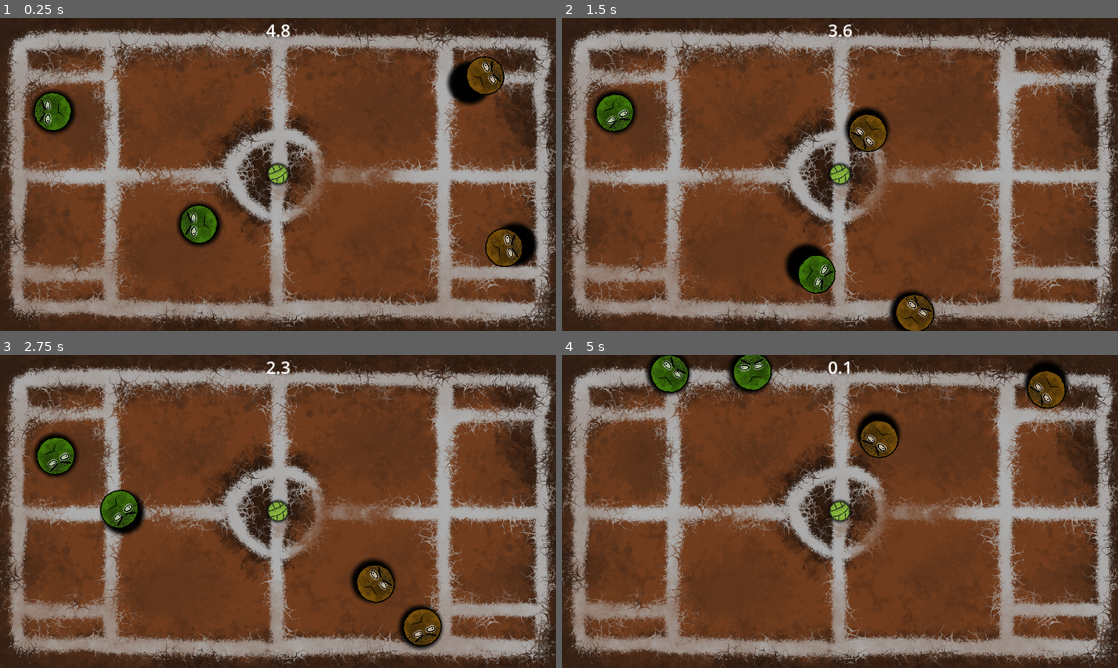
Above: before the commit, frames 1-4 (two rows, left to right).
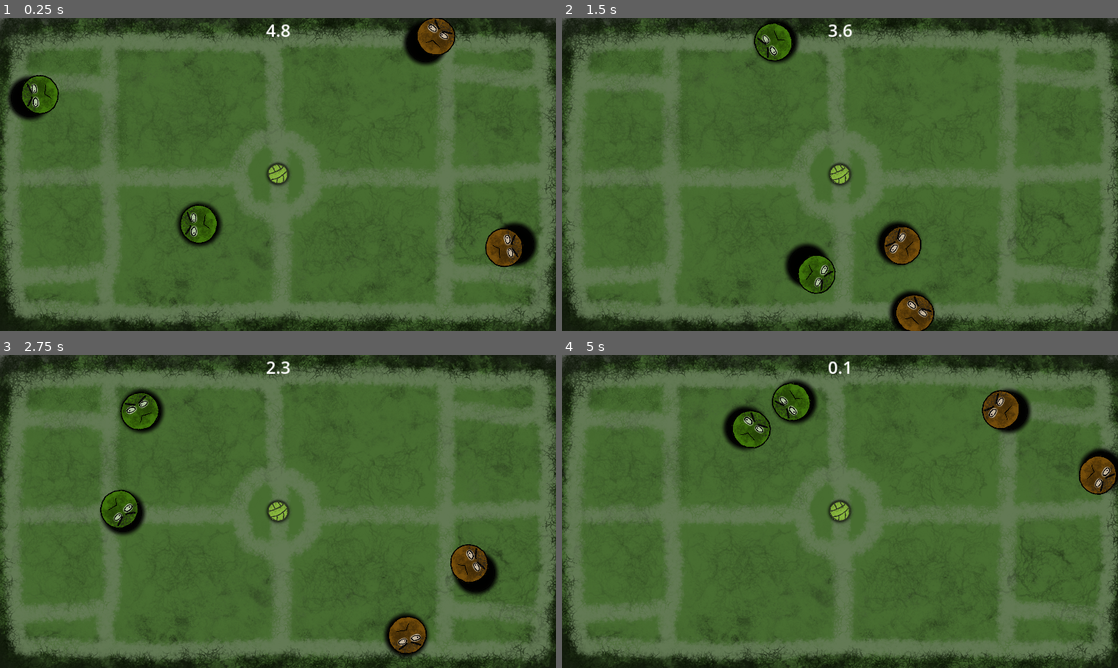
Above: after the commit, the same moments.

Repository: Aizohiith/Project_Tennis
Game: Godot game, scene res://Scenes/Test/Test.tscn
Two runs of this game, one before a commit and one after it. Both use one fixed random seed, a clock stepped at 60 frames per second and the inputs below.
Inputs (mouse positions are in pixels of both pictures, inside the frame that each line leads up to):
- Up to frame 1 (0.25 s): no input
- Up to frame 2 (1.5 s): move the mouse to (762, 224) at 0.52 s; press the mouse at (762, 224) at 0.53 s; move the mouse to (617, 111) at 1.27 s; release the mouse at (617, 111) at 1.28 s; click (617, 111) at 1.35 s
- Up to frame 3 (2.75 s): move the mouse to (383, 642) at 2.02 s; press the mouse at (383, 642) at 2.03 s
- Up to frame 4 (5 s): move the mouse to (940, 583) at 2.77 s; release the mouse at (940, 583) at 2.78 s; click (940, 583) at 2.85 s; move the mouse to (1006, 558) at 3.52 s; press the mouse at (1006, 558) at 3.53 s; move the mouse to (673, 464) at 4.27 s; release the mouse at (673, 464) at 4.28 s; click (673, 464) at 4.35 s

The runs differ from the first frame. In frame 1, 95% of the frame differs, in the area x 0-100%, y 0-100%; in frame 2, 95%; in frame 3, 96%; in frame 4, 97%.

Commit message:
made alto of chnages to laoding and UI

Diff:
--- a/Scenes/Camera/Camera.tscn
+++ b/Scenes/Camera/Camera.tscn
@@ -3,6 +3,7 @@
 [ext_resource type="Script" path="res://Scenes/Camera/Camera.gd" id="1_0f1cy"]
 
 [node name="Camera" type="Camera2D"]
+zoom = Vector2(0.61, 0.61)
 script = ExtResource("1_0f1cy")
 
 [node name="Audio_Listener" type="AudioListener2D" parent="."]
--- a/Scenes/Field/Field.gd
+++ b/Scenes/Field/Field.gd
@@ -6,7 +6,8 @@
 
 var garr_Sprites = [
 	preload("res://Assets/Art/Field/Field.png"),
-	preload("res://Assets/Art/Field/Field2.png")
+	preload("res://Assets/Art/Field/Field2.png"),
+	preload("res://Assets/Art/Field/Field3.png")
 ]
 
 enum enum_Ball_Sides {LEFT, RIGHT, LINE, OUT}
--- a/Scenes/Game_Modes/Game_Mode_Resetting_Timer/Game_Mode_Restting_Timer.gd
+++ b/Scenes/Game_Modes/Game_Mode_Resetting_Timer/Game_Mode_Restting_Timer.gd
@@ -32,4 +32,4 @@
 		get_tree().paused = true
 		await get_tree().create_timer(1.5).timeout
 		get_tree().paused = false
-		get_tree().change_scene_to_file("res://Scenes/Test/Test.tscn")
+		Load_Manager.Load_Scene("res://Scenes/Test/Test.tscn")
--- /dev/null
+++ b/Scenes/Main/Free_Play/Free_Play.gd
@@ -0,0 +1,35 @@
+extends Control
+
+@onready var gg_Game_Mode_Option_Button = $Setup/VBoxContainer/HBoxContainer/Game_Mode_Option_Button
+@onready var gg_Ball_Count = $Mode_Setup/VBoxContainer/HBoxContainer2/Ball_Count
+@onready var gg_Timer_Amount = $Mode_Setup/VBoxContainer/HBoxContainer/Timer_Amount
+
+const GAME_MODES = {
+	"Time Rush" : "res://Scenes/Main/Free_Play_Game/Free_Play_Game.tscn",
+	"Test" : "res://Scenes/Test/Test.tscn"
+}
+# Called when the node enters the scene tree for the first time.
+func _ready():
+	for E1 in GAME_MODES:
+		gg_Game_Mode_Option_Button.add_item(E1)
+
+
+# Called every frame. 'delta' is the elapsed time since the previous frame.
+func _process(delta):
+	pass
+
+
+func _on_play_pressed():
+	var ll_Settings = {
+		"Mode" : gg_Game_Mode_Option_Button.text,
+		"Balls" : gg_Ball_Count.value,
+		"Time" : gg_Timer_Amount.value
+	}
+	if gg_Game_Mode_Option_Button.text == "Test":
+		Load_Manager.Load_Scene(GAME_MODES[gg_Game_Mode_Option_Button.text])
+	else:
+		Load_Manager.Load_Scene(GAME_MODES[gg_Game_Mode_Option_Button.text], ll_Settings)
+
+
+func _on_back_pressed():
+	Load_Manager.Load_Scene_Instant("res://Scenes/Main/Menu/Menu.tscn")
--- /dev/null
+++ b/Scenes/Main/Free_Play/Free_Play.tscn
@@ -0,0 +1,159 @@
+[gd_scene load_steps=6 format=3 uid="uid://bgatks0y1egv2"]
+
+[ext_resource type="Theme" uid="uid://ub587t65ll50" path="res://Scenes/UI/Themr.theme" id="1_818dp"]
+[ext_resource type="Script" path="res://Scenes/Main/Free_Play/Free_Play.gd" id="2_6siye"]
+[ext_resource type="Texture2D" uid="uid://uvhlp8b3tjlb" path="res://Assets/Art/Field/Field.png" id="3_0fdue"]
+
+[sub_resource type="LabelSettings" id="LabelSettings_lsr1f"]
+font_size = 48
+
+[sub_resource type="LabelSettings" id="LabelSettings_v7bvm"]
+font_size = 28
+
+[node name="Free_Play" type="Control"]
+layout_mode = 3
+anchors_preset = 15
+anchor_right = 1.0
+anchor_bottom = 1.0
+grow_horizontal = 2
+grow_vertical = 2
+theme = ExtResource("1_818dp")
+script = ExtResource("2_6siye")
+
+[node name="TextureRect" type="TextureRect" parent="."]
+self_modulate = Color(0.513233, 0.513233, 0.513233, 1)
+layout_mode = 1
+anchors_preset = 15
+anchor_right = 1.0
+anchor_bottom = 1.0
+grow_horizontal = 2
+grow_vertical = 2
+texture = ExtResource("3_0fdue")
+expand_mode = 1
+
+[node name="Done" type="Panel" parent="."]
+layout_mode = 1
+anchors_preset = -1
+anchor_left = 0.666667
+anchor_top = 0.216049
+anchor_right = 1.0
+anchor_bottom = 0.783951
+offset_left = -0.000366211
+offset_top = 132.0
+offset_right = -0.000366211
+offset_bottom = 132.0
+grow_horizontal = 0
+grow_vertical = 0
+
+[node name="VBoxContainer" type="VBoxContainer" parent="Done"]
+layout_mode = 1
+anchors_preset = 15
+anchor_right = 1.0
+anchor_bottom = 1.0
+grow_horizontal = 2
+grow_vertical = 2
+
+[node name="Play" type="Button" parent="Done/VBoxContainer"]
+layout_mode = 2
+text = "Play"
+
+[node name="Back" type="Button" parent="Done/VBoxContainer"]
+layout_mode = 2
+text = "Back"
+
+[node name="Setup" type="Panel" parent="."]
+layout_mode = 1
+anchors_preset = -1
+anchor_top = 0.0987654
+anchor_right = 0.569444
+anchor_bottom = 0.308642
+offset_right = 40.0
+grow_vertical = 2
+metadata/_edit_use_anchors_ = true
+
+[node name="VBoxContainer" type="VBoxContainer" parent="Setup"]
+layout_mode = 1
+anchors_preset = -1
+anchor_right = 1.0
+anchor_bottom = 0.0955882
+offset_bottom = 102.0
+grow_horizontal = 2
+metadata/_edit_use_anchors_ = true
+
+[node name="Label" type="Label" parent="Setup/VBoxContainer"]
+layout_mode = 2
+text = "Game Setup"
+label_settings = SubResource("LabelSettings_lsr1f")
+horizontal_alignment = 1
+vertical_alignment = 1
+
+[node name="HSeparator" type="HSeparator" parent="Setup/VBoxContainer"]
+layout_mode = 2
+
+[node name="HBoxContainer" type="HBoxContainer" parent="Setup/VBoxContainer"]
+layout_mode = 2
+size_flags_vertical = 3
+alignment = 1
+
+[node name="Label" type="Label" parent="Setup/VBoxContainer/HBoxContainer"]
+layout_mode = 2
+text = "Game Mode:"
+label_settings = SubResource("LabelSettings_v7bvm")
+
+[node name="Game_Mode_Option_Button" type="OptionButton" parent="Setup/VBoxContainer/HBoxContainer"]
+layout_mode = 2
+size_flags_horizontal = 3
+alignment = 1
+
+[node name="Mode_Setup" type="Panel" parent="."]
+layout_mode = 1
+anchors_preset = -1
+anchor_left = 0.375
+anchor_top = 0.0987654
+anchor_right = 0.690972
+anchor_bottom = 0.623457
+offset_left = -424.0
+offset_top = 232.0
+offset_right = -52.0
+offset_bottom = 232.0
+grow_horizontal = 2
+grow_vertical = 0
+
+[node name="VBoxContainer" type="VBoxContainer" parent="Mode_Setup"]
+layout_mode = 0
+offset_right = 40.0
+offset_bottom = 40.0
+
+[node name="HBoxContainer" type="HBoxContainer" parent="Mode_Setup/VBoxContainer"]
+layout_mode = 2
+
+[node name="Timer" type="Label" parent="Mode_Setup/VBoxContainer/HBoxContainer"]
+layout_mode = 2
+text = "Timer:"
+
+[node name="VSeparator" type="VSeparator" parent="Mode_Setup/VBoxContainer/HBoxContainer"]
+layout_mode = 2
+
+[node name="Timer_Amount" type="SpinBox" parent="Mode_Setup/VBoxContainer/HBoxContainer"]
+layout_mode = 2
+min_value = 1.0
+value = 5.0
+
+[node name="HBoxContainer2" type="HBoxContainer" parent="Mode_Setup/VBoxContainer"]
+layout_mode = 2
+
+[node name="Ball_Count2" type="Label" parent="Mode_Setup/VBoxContainer/HBoxContainer2"]
+layout_mode = 2
+text = "Balls: "
+
+[node name="VSeparator" type="VSeparator" parent="Mode_Setup/VBoxContainer/HBoxContainer2"]
+layout_mode = 2
+
+[node name="Ball_Count" type="SpinBox" parent="Mode_Setup/VBoxContainer/HBoxContainer2"]
+layout_mode = 2
+min_value = 1.0
+max_value = 50.0
+value = 1.0
+
+[connection signal="pressed" from="Done/VBoxContainer/Play" to="." method="_on_play_pressed"]
+[connection signal="pressed" from="Done/VBoxContainer/Back" to="." method="_on_back_pressed"]
--- /dev/null
+++ b/Scenes/Main/Free_Play_Game/Free_Play_Game.gd
@@ -0,0 +1,16 @@
+extends Node2D
+
+var gg_Ball_Scene = preload("res://Scenes/Ball/Ball.tscn")
+var gi_Ball_Count : int = 1
+# Called when the node enters the scene tree for the first time.
+
+func _ready():
+	for C1 in range(gi_Ball_Count):
+		var T1 = gg_Ball_Scene.instantiate()
+		T1.global_position = Vector2(100, 100)
+		add_child(T1)
+
+
+# Called every frame. 'delta' is the elapsed time since the previous frame.
+func _process(delta):
+	pass
--- /dev/null
+++ b/Scenes/Main/Free_Play_Game/Free_Play_Game.tscn
@@ -0,0 +1,17 @@
+[gd_scene load_steps=5 format=3 uid="uid://cxrf7jys8qksb"]
+
+[ext_resource type="PackedScene" uid="uid://wbchfkq1w0bd" path="res://Scenes/Field/Field.tscn" id="1_3qob8"]
+[ext_resource type="Script" path="res://Scenes/Main/Free_Play_Game/Free_Play_Game.gd" id="1_jxikn"]
+[ext_resource type="PackedScene" uid="uid://bexdp4tfdaksw" path="res://Scenes/Camera/Camera.tscn" id="2_w4617"]
+[ext_resource type="PackedScene" uid="uid://s1d1bma400n2" path="res://Scenes/Team/Team.tscn" id="4_fskmj"]
+
+[node name="Free_Play_Game" type="Node2D"]
+script = ExtResource("1_jxikn")
+
+[node name="Field" parent="." instance=ExtResource("1_3qob8")]
+
+[node name="Camera" parent="." instance=ExtResource("2_w4617")]
+
+[node name="Team1" parent="." instance=ExtResource("4_fskmj")]
+
+[node name="Team2" parent="." instance=ExtResource("4_fskmj")]
--- /dev/null
+++ b/Scenes/Main/Loading/Loading.gd
@@ -0,0 +1,13 @@
+extends Control
+
+@onready var gg_Progress_Bar = $Panel/Progress_Bar
+
+
+# Called when the node enters the scene tree for the first time.
+func _ready():
+	pass # Replace with function body.
+
+
+# Called every frame. 'delta' is the elapsed time since the previous frame.
+func _process(delta):
+	gg_Progress_Bar.value = Load_Manager.garr_Progress[0] * 100
--- /dev/null
+++ b/Scenes/Main/Loading/Loading.tscn
@@ -0,0 +1,56 @@
+[gd_scene load_steps=5 format=3 uid="uid://brv5738xj6qrj"]
+
+[ext_resource type="Theme" uid="uid://ub587t65ll50" path="res://Scenes/UI/Themr.theme" id="1_rkioj"]
+[ext_resource type="Script" path="res://Scenes/Main/Loading/Loading.gd" id="2_gmheg"]
+[ext_resource type="Texture2D" uid="uid://bja6n66rjict8" path="res://Assets/Art/UI/Button.png" id="3_6dpye"]
+[ext_resource type="Texture2D" uid="uid://uvhlp8b3tjlb" path="res://Assets/Art/Field/Field.png" id="3_26wsq"]
+
+[node name="Loading" type="Control"]
+layout_mode = 3
+anchors_preset = 15
+anchor_right = 1.0
+anchor_bottom = 1.0
+grow_horizontal = 2
+grow_vertical = 2
+theme = ExtResource("1_rkioj")
+script = ExtResource("2_gmheg")
+
+[node name="TextureRect" type="TextureRect" parent="."]
+self_modulate = Color(0.513233, 0.513233, 0.513233, 1)
+layout_mode = 1
+anchors_preset = 15
+anchor_right = 1.0
+anchor_bottom = 1.0
+grow_horizontal = 2
+grow_vertical = 2
+texture = ExtResource("3_26wsq")
+expand_mode = 1
+
+[node name="Panel" type="Panel" parent="."]
+self_modulate = Color(1, 1, 1, 0)
+layout_mode = 1
+anchors_preset = 15
+anchor_right = 1.0
+anchor_bottom = 1.0
+grow_horizontal = 2
+grow_vertical = 2
+metadata/_edit_use_anchors_ = true
+
+[node name="Progress_Bar" type="TextureProgressBar" parent="Panel"]
+layout_mode = 1
+anchors_preset = 8
+anchor_left = 0.5
+anchor_top = 0.5
+anchor_right = 0.5
+anchor_bottom = 0.5
+offset_left = -312.0
+offset_top = -92.0
+offset_right = 1002.0
+offset_bottom = 320.0
+grow_horizontal = 2
+grow_vertical = 2
+scale = Vector2(0.5, 0.5)
+step = 0.1
+texture_under = ExtResource("3_6dpye")
+texture_progress = ExtResource("3_6dpye")
+tint_progress = Color(0.00129839, 0.144998, 0.0600947, 1)
--- /dev/null
+++ b/Scenes/Main/Menu/Menu.gd
@@ -0,0 +1,19 @@
+extends Control
+
+
+# Called when the node enters the scene tree for the first time.
+func _ready():
+	pass # Replace with function body.
+
+
+# Called every frame. 'delta' is the elapsed time since the previous frame.
+func _process(delta):
+	pass
+
+
+func _on_quit_pressed():
+	get_tree().quit()
+
+
+func _on_skirmish_pressed():
+	Load_Manager.Load_Scene_Instant("res://Scenes/Main/Free_Play/Free_Play.tscn")
--- /dev/null
+++ b/Scenes/Main/Menu/Menu.tscn
@@ -0,0 +1,88 @@
+[gd_scene load_steps=5 format=3 uid="uid://dntuelnc160r"]
+
+[ext_resource type="Theme" uid="uid://ub587t65ll50" path="res://Scenes/UI/Themr.theme" id="1_84ohe"]
+[ext_resource type="Script" path="res://Scenes/Main/Menu/Menu.gd" id="2_v3yvq"]
+[ext_resource type="Texture2D" uid="uid://uvhlp8b3tjlb" path="res://Assets/Art/Field/Field.png" id="3_cli78"]
+
+[sub_resource type="LabelSettings" id="LabelSettings_hikpv"]
+font_size = 126
+font_color = Color(1, 1, 1, 0.65098)
+
+[node name="Menu" type="Control"]
+layout_mode = 3
+anchors_preset = 15
+anchor_right = 1.0
+anchor_bottom = 1.0
+grow_horizontal = 2
+grow_vertical = 2
+theme = ExtResource("1_84ohe")
+script = ExtResource("2_v3yvq")
+metadata/_edit_use_anchors_ = true
+
+[node name="TextureRect" type="TextureRect" parent="."]
+self_modulate = Color(0.513233, 0.513233, 0.513233, 1)
+layout_mode = 1
+anchors_preset = 15
+anchor_right = 1.0
+anchor_bottom = 1.0
+grow_horizontal = 2
+grow_vertical = 2
+texture = ExtResource("3_cli78")
+expand_mode = 1
+
+[node name="Name" type="Label" parent="."]
+layout_mode = 1
+anchors_preset = 5
+anchor_left = 0.5
+anchor_right = 0.5
+offset_left = -303.5
+offset_top = 45.0
+offset_right = 303.5
+offset_bottom = 177.0
+grow_horizontal = 2
+text = "Soccledon"
+label_settings = SubResource("LabelSettings_hikpv")
+
+[node name="Panel" type="Panel" parent="."]
+self_modulate = Color(1, 1, 1, 0)
+layout_mode = 1
+anchors_preset = -1
+anchor_left = 0.378
+anchor_top = 0.241
+anchor_right = 0.618
+anchor_bottom = 0.753
+offset_left = 0.543976
+offset_top = 107.832
+offset_right = 4.06396
+offset_bottom = 112.056
+grow_horizontal = 2
+grow_vertical = 2
+
+[node name="VBoxContainer" type="VBoxContainer" parent="Panel"]
+layout_mode = 1
+anchors_preset = 15
+anchor_right = 1.0
+anchor_bottom = 1.0
+grow_horizontal = 2
+grow_vertical = 2
+metadata/_edit_use_anchors_ = true
+
+[node name="Campaign" type="Button" parent="Panel/VBoxContainer"]
+layout_mode = 2
+text = "Campaign"
+
+[node name="Skirmish" type="Button" parent="Panel/VBoxContainer"]
+layout_mode = 2
+text = "Skirmish
+"
+
+[node name="Settings" type="Button" parent="Panel/VBoxContainer"]
+layout_mode = 2
+text = "Settings"
+
+[node name="Quit" type="Button" parent="Panel/VBoxContainer"]
+layout_mode = 2
+text = "Quit"
+
+[connection signal="pressed" from="Panel/VBoxContainer/Skirmish" to="." method="_on_skirmish_pressed"]
+[connection signal="pressed" from="Panel/VBoxContainer/Quit" to="." method="_on_quit_pressed"]
--- /dev/null
+++ b/Scenes/Particles/Screen_Overlay/Screen_Overlay.gdshader
@@ -0,0 +1,13 @@
+shader_type particles;
+
+void start() {
+	VELOCITY.x = 100.0;
+
+}
+
+void process() {
+	VELOCITY.x = VELOCITY.x + 1.0;
+	if (TRANSFORM[3].x > 1000.0)
+		ACTIVE = false;
+	// Called every frame on existing particles (according to the Fixed FPS property).
+}
--- /dev/null
+++ b/Scenes/Particles/Screen_Overlay/Screen_Overlay.tscn
@@ -0,0 +1,12 @@
+[gd_scene load_steps=4 format=3 uid="uid://cv2jekbfw6slk"]
+
+[ext_resource type="Texture2D" uid="uid://bbr8bcybl3b87" path="res://Assets/Art/Basic Shapes/Square.png" id="1_kytex"]
+[ext_resource type="Shader" path="res://Scenes/Particles/Screen_Overlay/Screen_Overlay.gdshader" id="1_xwa56"]
+
+[sub_resource type="ShaderMaterial" id="ShaderMaterial_r46hk"]
+shader = ExtResource("1_xwa56")
+
+[node name="Screen_Overlay" type="GPUParticles2D"]
+amount = 100
+process_material = SubResource("ShaderMaterial_r46hk")
+texture = ExtResource("1_kytex")
--- a/Scenes/Player/Player.gd
+++ b/Scenes/Player/Player.gd
@@ -20,7 +20,7 @@
 
 # Called when the node enters the scene tree for the first time.
 func _ready():
-	pass
+	gg_Sprite_Arrow.visible = gb_Hold
 
 
 # Called every frame. 'delta' is the elapsed time since the previous frame.
--- a/Scenes/Player/Player.tscn
+++ b/Scenes/Player/Player.tscn
@@ -50,11 +50,11 @@
 scale = Vector2(0.25, 0.25)
 
 [node name="Base" type="Sprite2D" parent="Sprites"]
-self_modulate = Color(1, 0, 1, 1)
+self_modulate = Color(0, 0.722479, 0.632888, 1)
 texture = ExtResource("4_ko74s")
 
 [node name="PlayerCDark" type="Sprite2D" parent="Sprites"]
-self_modulate = Color(0.999998, 0.312073, 0.993199, 1)
+self_modulate = Color(0, 0.76658, 0.687658, 1)
 texture = ExtResource("5_x8ru5")
 
 [node name="PlayerCLight" type="Sprite2D" parent="Sprites"]
@@ -80,6 +80,7 @@
 shape = SubResource("CircleShape2D_wjdho")
 
 [node name="Sound_Area" type="Area2D" parent="." groups=["Sound_Area"]]
+visible = false
 collision_layer = 16
 collision_mask = 16
 
--- a/Scenes/Test/Test.tscn
+++ b/Scenes/Test/Test.tscn
@@ -26,7 +26,8 @@
 position = Vector2(-264, 168)
 
 [node name="Player2" parent="Team1" instance=ExtResource("4_m25t8")]
-position = Vector2(-752, -208)
+position = Vector2(-688, -184)
+gb_AI = true
 
 [node name="Team2" parent="." instance=ExtResource("5_lr7g6")]
 
@@ -34,6 +35,6 @@
 position = Vector2(744, 176)
 gb_AI = true
 
-[node name="Player4" parent="Team2" instance=ExtResource("4_m25t8")]
-position = Vector2(368, -176)
+[node name="Player5" parent="Team2" instance=ExtResource("4_m25t8")]
+position = Vector2(272, -256)
 gb_AI = true
--- /dev/null
+++ b/Scenes/UI/Button/Button.gd
@@ -0,0 +1,22 @@
+@tool
+extends Control
+
+@export var gs_Text : String = "Demo"
+
+signal gg_Pressed
+@onready var gg_Texture_Button = $Texture_Button
+@onready var gg_Text = $Texture_Button/Text
+
+# Called when the node enters the scene tree for the first time.
+func _ready():
+	pass
+
+
+# Called every frame. 'delta' is the elapsed time since the previous frame.
+func _process(delta):
+	if gg_Text.text != gs_Text:
+		gg_Text.text = gs_Text
+
+
+func _on_texture_button_pressed():
+	gg_Pressed.emit()
--- /dev/null
+++ b/Scenes/UI/Button/Button.tscn
@@ -0,0 +1,37 @@
+[gd_scene load_steps=3 format=3 uid="uid://bjukpyk0as5b4"]
+
+[ext_resource type="Texture2D" uid="uid://bbr8bcybl3b87" path="res://Assets/Art/Basic Shapes/Square.png" id="1_pjjpr"]
+[ext_resource type="Script" path="res://Scenes/UI/Button/Button.gd" id="1_xeaus"]
+
+[node name="Button" type="Control"]
+layout_mode = 3
+anchor_right = 0.043
+anchor_bottom = 0.077
+offset_right = 0.463997
+offset_bottom = 0.103996
+script = ExtResource("1_xeaus")
+
+[node name="Texture_Button" type="TextureButton" parent="."]
+self_modulate = Color(1, 0, 0, 1)
+layout_mode = 1
+anchors_preset = -1
+anchor_right = 1.0
+anchor_bottom = 1.0
+texture_normal = ExtResource("1_pjjpr")
+
+[node name="Text" type="Label" parent="Texture_Button"]
+top_level = true
+layout_mode = 1
+anchors_preset = -1
+anchor_right = 0.0434028
+anchor_bottom = 0.0771605
+grow_horizontal = 2
+grow_vertical = 2
+text = "vzxcvzxcv"
+horizontal_alignment = 1
+vertical_alignment = 1
+clip_text = true
+text_overrun_behavior = 4
+metadata/_edit_use_anchors_ = true
+
+[connection signal="pressed" from="Texture_Button" to="." method="_on_texture_button_pressed"]
--- /dev/null
+++ b/Signeltons/Load_Manager.gd
@@ -0,0 +1,45 @@
+extends Node
+
+var garr_Progress : Array = []
+var gs_Next_Scene : String = ""
+var gg_Loading_Scene : PackedScene = preload("res://Scenes/Main/Loading/Loading.tscn")
+var gb_Prossesing : bool = false
+var gg_Game_Setup
+
+func Load_Scene(ps_Name : String, pp_Game_Setup = null):
+	gs_Next_Scene = ps_Name
+	get_tree().change_scene_to_packed(gg_Loading_Scene)
+	ResourceLoader.load_threaded_request(gs_Next_Scene)
+	gb_Prossesing = true
+	gg_Game_Setup = pp_Game_Setup
+
+func Load_Scene_Instant(ps_Name : String):
+	gs_Next_Scene = ps_Name
+	get_tree().change_scene_to_packed(load(gs_Next_Scene) as PackedScene)
+
+func _process(delta):
+	if not (gb_Prossesing):
+		return
+	ResourceLoader.load_threaded_get_status(gs_Next_Scene, garr_Progress)
+	print(garr_Progress[0])
+	if garr_Progress[0] >= 1:
+		gb_Prossesing = false
+		await  get_tree().create_timer(0.5).timeout
+		if (gg_Game_Setup):
+			Done_Load_Game()
+		else:
+			Done_Load_Scene()
+
+func Done_Load_Game():
+	var ll_Scene = ResourceLoader.load_threaded_get(gs_Next_Scene)
+	var T1 = ll_Scene.instantiate()
+	T1.gi_Ball_Count = gg_Game_Setup["Balls"]
+	if gg_Game_Setup["Mode"] == "Time Rush":
+		var T2 = (load("res://Scenes/Game_Modes/Game_Mode_Resetting_Timer/Game_Mode_Restting_Timer.tscn") as PackedScene).instantiate()
+		T2.gf_Max_Swap_Time = gg_Game_Setup["Time"]
+		T1.add_child(T2)
+	get_tree().root.add_child(T1)
+
+func Done_Load_Scene():
+	var ll_Scene = ResourceLoader.load_threaded_get(gs_Next_Scene)
+	get_tree().change_scene_to_packed(ll_Scene)
--- a/project.godot
+++ b/project.godot
@@ -18,6 +18,7 @@
 [autoload]
 
 Game_Manager="*res://Signeltons/Game_Manager.gd"
+Load_Manager="*res://Signeltons/Load_Manager.gd"
 
 [display]
 
Binary file added: Assets/Art/Field/Field3.png
Binary file added: Assets/Art/UI/Button.png
Binary file added: Assets/Art/UI/Button_Inside.png
Binary file added: Assets/Art/UI/Button_Outline.png
Not shown, added: Assets/Fonts/Licence.txt
Binary file added: Assets/Fonts/OldPrintingPressFreeVersion-8jd0.ttf
Binary file added: Assets/Itch.io/Field.png
Binary file added: Scenes/UI/Themr.theme
Not shown, changed: Assets/Art/Field/Field.kra
Not shown, changed: Assets/Art/Field/Field.kra~
Not shown, added: Assets/Art/UI/Button.kra
Not shown, added: Assets/Art/UI/Button.kra~
(and 2 more such lines)
